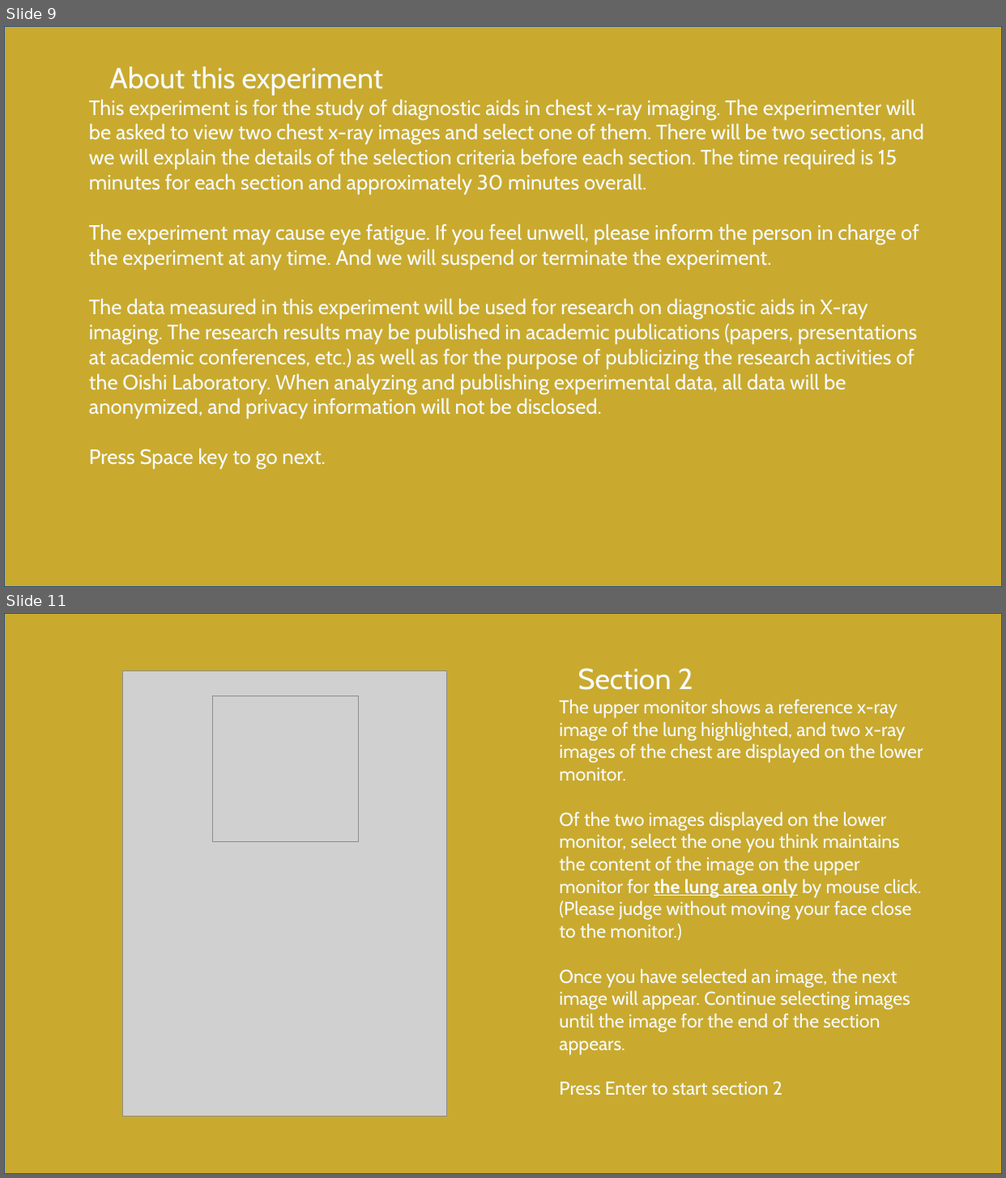
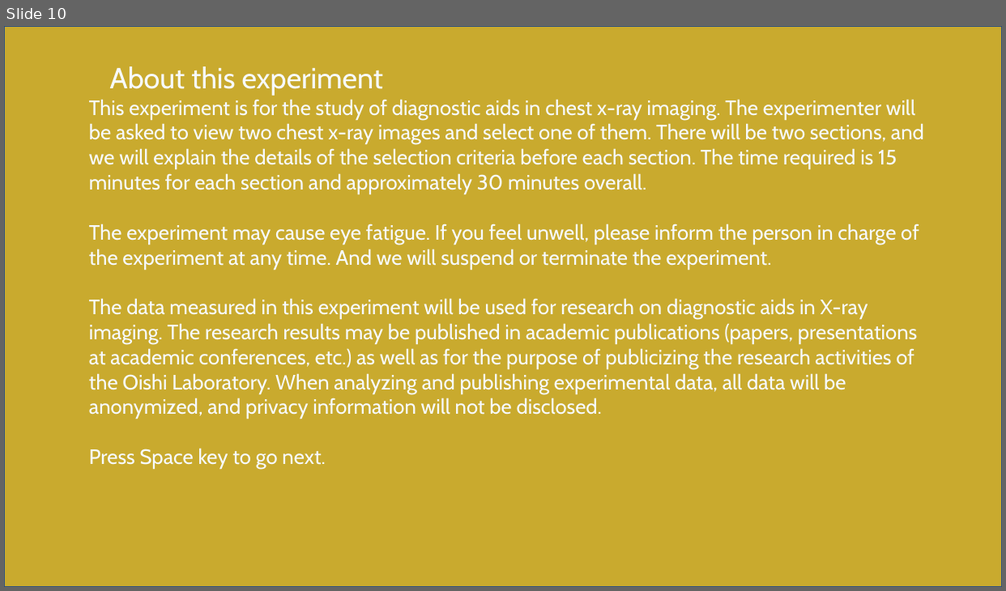
Before and after one commit to HAMADAKAZUKI2423/lab, a slide deck: tex/ethicsreview/ethics_review_visibility/別紙2評価実験説明.pptx. Shown one above the other, each under a label of ours: slides 9 and 11 before the commit, slide 10 after it; the slides between them are not shown. The pictures are 1006x1178 and 1006x591 pixels, drawn with LibreOffice and Linux fonts; fonts in the diff are those of the drawing; grey boxes stand for pictures. Boxes give left, top, right and bottom in pixels: in the first picture for what was removed or moved away, otherwise in the second. Text is boxed around its words. In the diff, an @@ line names an element or a change of style, - is before the commit and + after.

```diff
--- a/tex/ethicsreview/ethics_review_visibility/別紙2評価実験説明.pptx
+++ b/tex/ethicsreview/ethics_review_visibility/別紙2評価実験説明.pptx
@@ slide 11 removed at bbox=[4, 613, 1002, 1174], background #F7FAFF @@
@@ rectangle removed at bbox=[4, 613, 1002, 1174] @@
@@ picture removed at bbox=[123, 671, 446, 1116] @@
@@ text removed at bbox=[559, 668, 923, 1096] @@
-Section 2
-The upper monitor shows a reference x-ray image of the lung highlighted, and two x-ray images of the chest are displayed on the lower monitor.
-Of the two images displayed on the lower monitor, select the one you think maintains the content of the image on the upper monitor for the lung area only by mouse click. (Please judge without moving your face close to the monitor.)
-Once you have selected an image, the next image will appear. Continue selecting images until the image for the end of the section appears.
-Press Enter to start section 2
@@ picture removed at bbox=[213, 696, 359, 842] @@
@@ what was slide 9 is now slide 10 @@
```
Also in this commit, not shown: 2 slides added, 3 other slides removed.
